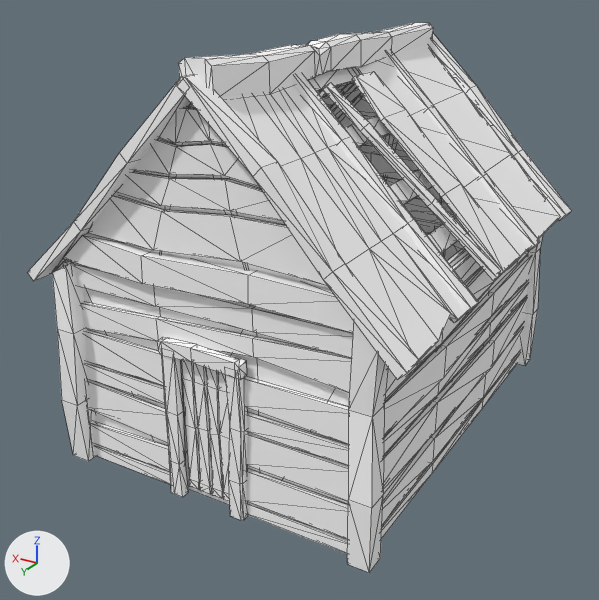
The FBX model Assets/PolygonAdventure/Models/SM_Bld_Hut_01.fbx as it was, and as the next commit left it.
One viewpoint serves both versions: a 50 mm camera at (-5.36, 9.77, 6.46) aimed at (0.18, 0.53, 1.84). The axes (+X, +Y, +Z) are drawn at lower left. The lights are the same throughout. Mesh edges are drawn as thin lines. Where no turn or scale is listed for an object, it has been applied to the vertices.

The first picture shows 'SM_Bld_Hut_01'.
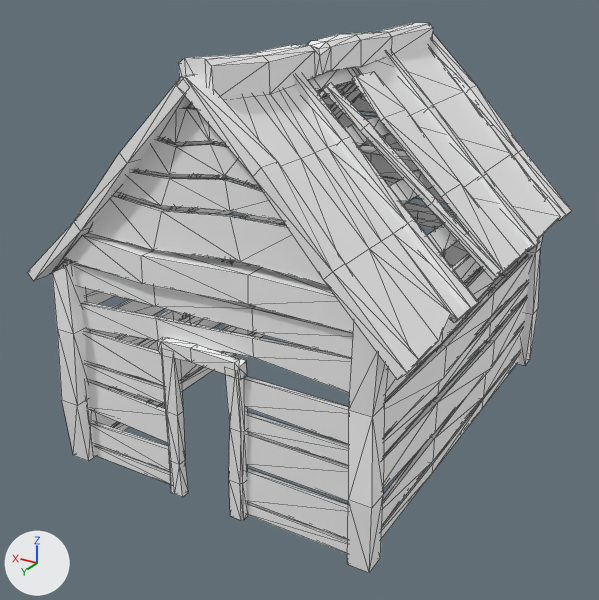
What differs and where, as boxes [x1, y1, x2, y2] in the pictures (599 x 600 px):
```json
{"part": 1, "of": "me_mesh", "change": "deleted", "before": [82, 97, 527, 505]}
```

Edits to the scene script, one JSON object a line:
```json
{"block": "me_mesh", "where": "# used by ob_sm_bld_hut_01; location = (0.0, 0.0, 0.0)"}
{"op": "remove", "block": "me_mesh", "code": "me_mesh.from_pydata(...)  # 1707 vertices, 2912 faces; spans x -2.61..2.61, y -3.17..3.17, z 0.0..5.4"}
{"op": "add", "block": "me_mesh", "code": "me_mesh.from_pydata(...)  # 1494 vertices, 2540 faces; spans x -2.61..2.61, y -3.17..3.17, z 0.0..5.4"}
{"block": "me_mesh", "change": "me_mesh part 1: 11 loose pieces with 200 vertices, spanning x -2.09..2.07, y -2.87..2.95, z 0.0..4.91, are deleted"}
```
